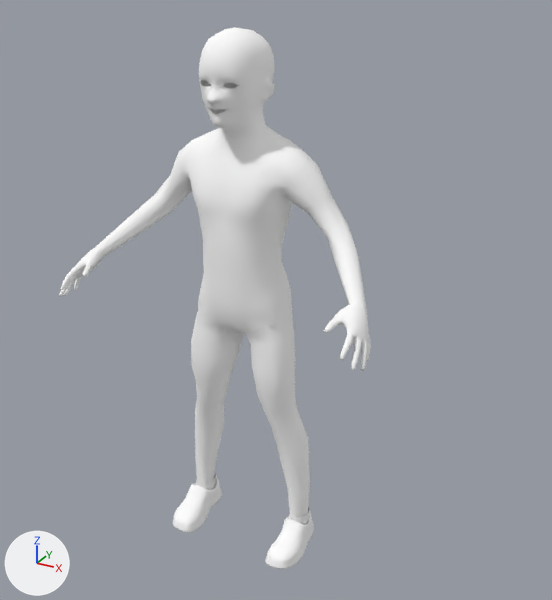
The Blender file body1.blend: old version first, new version second.
One viewpoint serves both versions: a 50 mm camera at (7.74, -12.9, 12.51) aimed at (0.75, -0.2, 6.16). Lighting does not change. The marker at lower left points along +X, +Y and +Z.

The first picture shows 'body'.
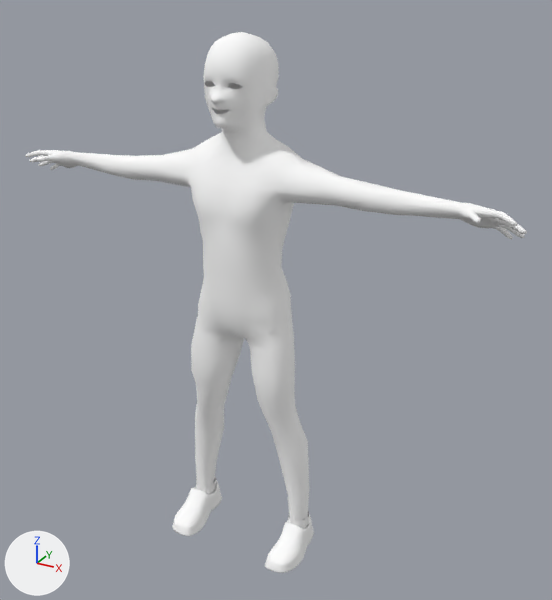
Where the change shows, as pixel boxes (x1, y1, x2, y2) in the pictures (552 x 600 px; the box of a moved part takes in the faces that stretch with it):
```json
{"object": "body", "change": "reshaped, moved", "before": [59, 27, 371, 569], "after": [25, 32, 527, 573], "on screen": "61% wider"}
{"part": 1, "of": "me_body_mesh", "change": "moved or reshaped", "before": [59, 27, 371, 519], "after": [25, 32, 527, 523]}
```

The change, as JSON lines over the scene's bpy script:
```json
{"block": "me_body_mesh", "where": "# used by ob_body; location = (0.0, 0.0, 0.06)"}
{"op": "remove", "block": "me_body_mesh", "code": "me_body_mesh.from_pydata(...)  # 2789 vertices, 5394 faces; spans x -3.45..3.45, y -2.29..0.59, z 0.05..11.41"}
{"op": "add", "block": "me_body_mesh", "code": "me_body_mesh.from_pydata(...)  # 2789 vertices, 5394 faces; spans x -5.57..5.59, y -1.29..0.64, z -0.01..11.37"}
{"block": "me_body_mesh", "change": "me_body_mesh part 1: 1439 of 2789 vertices moved; they spanned x -3.45..3.45, y -2.29..0.59, z 0.68..11.41 and now span x -5.57..5.59, y -1.13..0.64, z 0.62..11.37; mean shift (0.0, 0.57, 0.8); largest move (3.33, -2.17, 6.11) -> (5.58, -0.5, 8.52)"}
{"op": "set", "path": "ob_body.location", "old": "(0.0, 0.0, 0.06)", "new": "(0.0, 0.0, 0.0)"}
```
